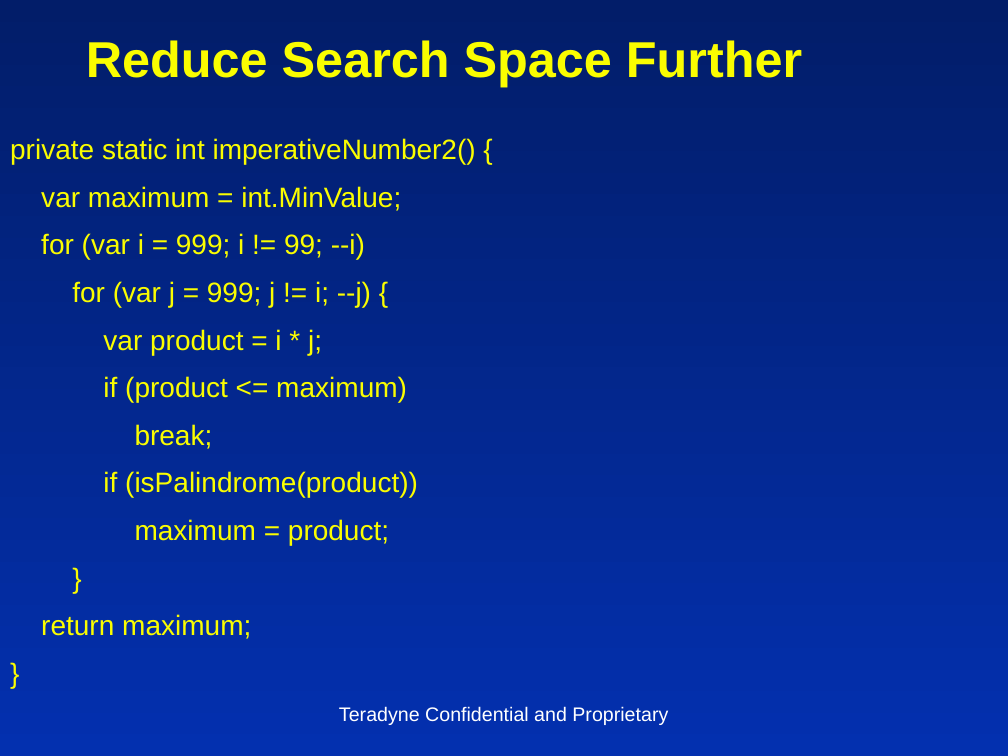
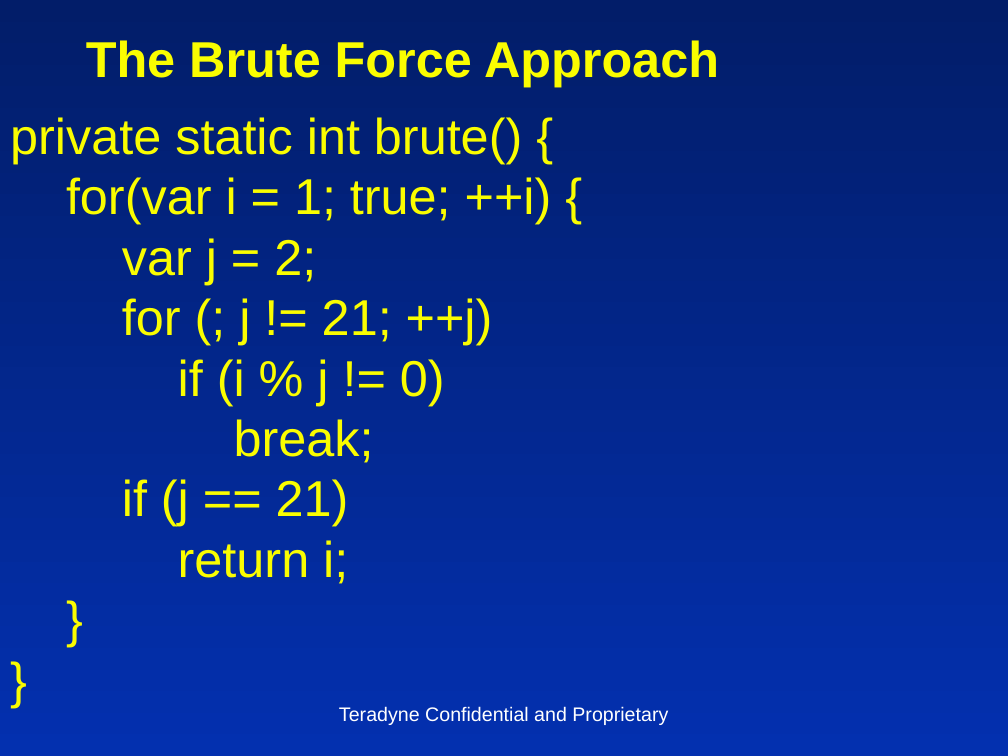
Before and after one commit to insideoutclub/Euler, a slide deck: slide 3 of FiveEasyPieces5.pptx (slide 10 before the commit). Drawn at 1008x756 pixels with LibreOffice and Linux fonts; fonts in the diff are those of the drawing. Boxes give left, top, right and bottom in pixels: in the first picture for what was removed or moved away, otherwise in the second. Text is boxed around its words. In the diff, an @@ line names an element or a change of style, - is before the commit and + after.

```diff
--- a/FiveEasyPieces5.pptx
+++ b/FiveEasyPieces5.pptx
@@ title at [86,40,719,87]: text changed @@
-Reduce Search Space Further
+The Brute Force Approach
@@ text at [10,117,552,405]: text changed; size 20 to 36 pt @@
-private static int imperativeNumber2() {
-var maximum = int.MinValue;
-for (var i = 999; i != 99; --i)
-for (var j = 999; j != i; --j) {
-var product = i * j;
-if (product <= maximum)
+private static int brute() {
+for(var i = 1; true; ++i) {
+var j = 2;
+for (; j != 21; ++j)
+if (i % j != 0)
@@ text at [234,419,374,463]: size 20 to 36 pt in "break;", "}", "}"; line spacing 1.25 to 1; less space between paragraphs @@
@@ text at [122,479,349,584]: text changed; size 20 to 36 pt @@
-if (isPalindrome(product))
-maximum = product;
+if (j == 21)
+return i;
@@ text at [41,614,251,639]: paragraph removed @@
-return maximum;
```
Also in this commit, not shown: 6 other slides changed, 1 slide added, 6 slides removed, 4 other files.
